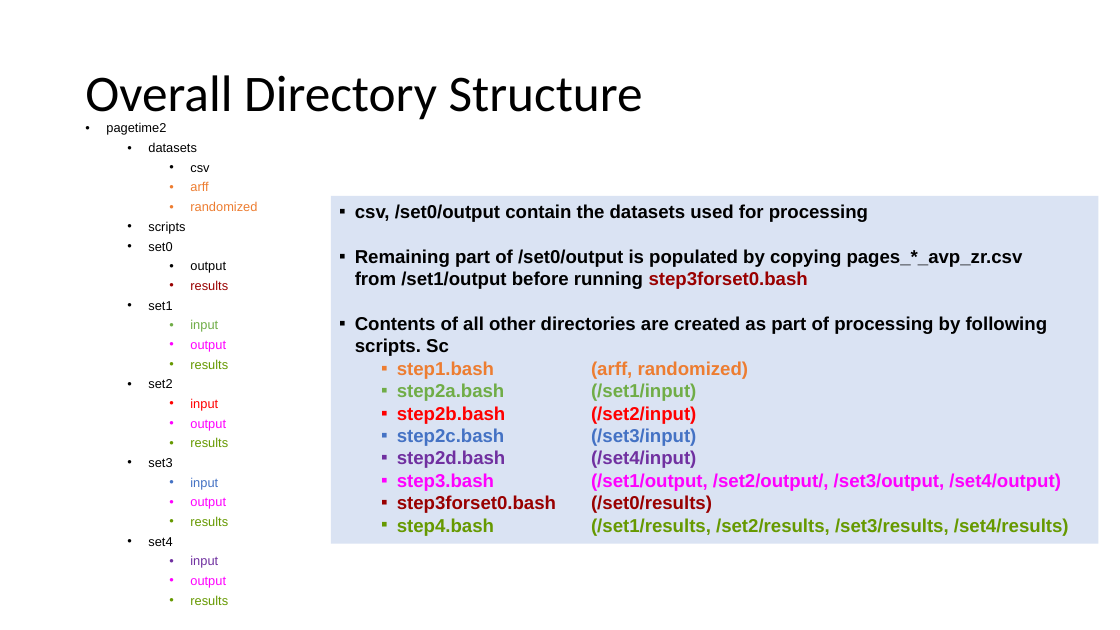
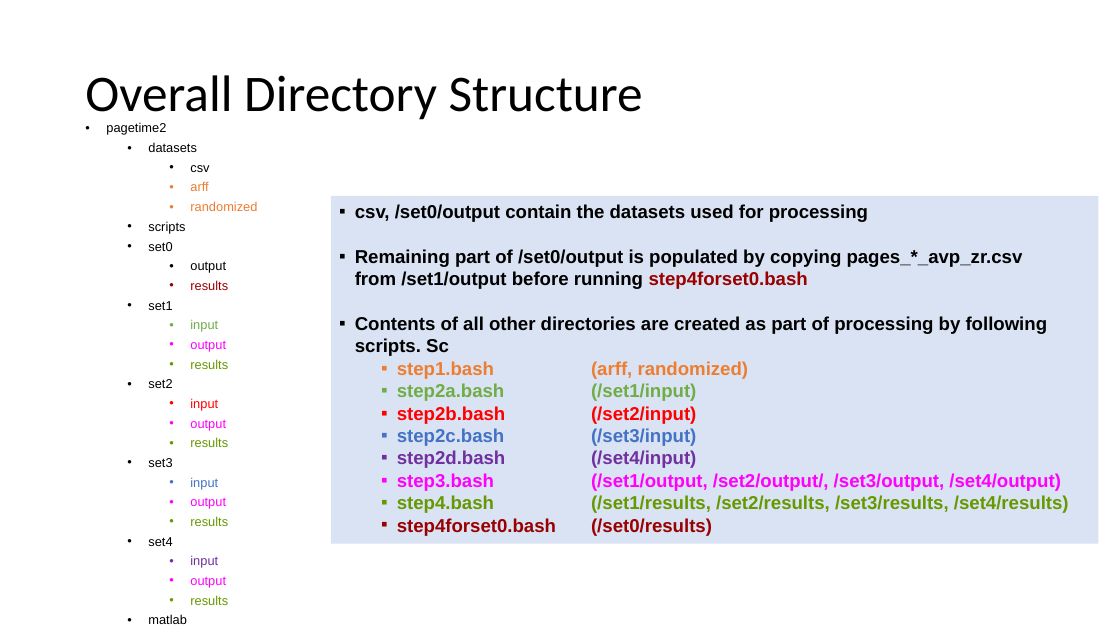
Before and after one commit to predmodelswebpage/mlt, a slide deck: slide 6 of Performance Evaluation of MLT in Web Page Load Time Prediction - Datasets and Scripts.pptx (slide 4 before the commit). Drawn at 1120x630 pixels with LibreOffice and Linux fonts; fonts in the diff are those of the drawing. Boxes give left, top, right and bottom in pixels: in the first picture for what was removed or moved away, otherwise in the second. Text is boxed around its words. In the diff, an @@ line names an element or a change of style, - is before the commit and + after.

```diff
--- a/Performance Evaluation of MLT in Web Page Load Time Prediction - Datasets and Scripts.pptx
+++ b/Performance Evaluation of MLT in Web Page Load Time Prediction - Datasets and Scripts.pptx
@@ text in rectangle at [355, 249, 1023, 289]: text changed @@
-▪ Remaining part of /set0/output is populated by copying pages_*_avp_zr.csv from /set1/output before running step3forset0.bash
+▪ Remaining part of /set0/output is populated by copying pages_*_avp_zr.csv from /set1/output before running step4forset0.bash
@@ text in rectangle at [397, 495, 712, 513]: paragraph removed @@
-  ▪ step3forset0.bash (/set0/results)
@@ text in rectangle at [397, 518, 712, 536]: paragraph added @@
+  ▪ step4forset0.bash (/set0/results)
@@ text at [148, 614, 187, 624]: paragraph added @@
+  • matlab
```
Also in this commit, not shown: 8 other slides changed, 2 slides added, 1 other file.
